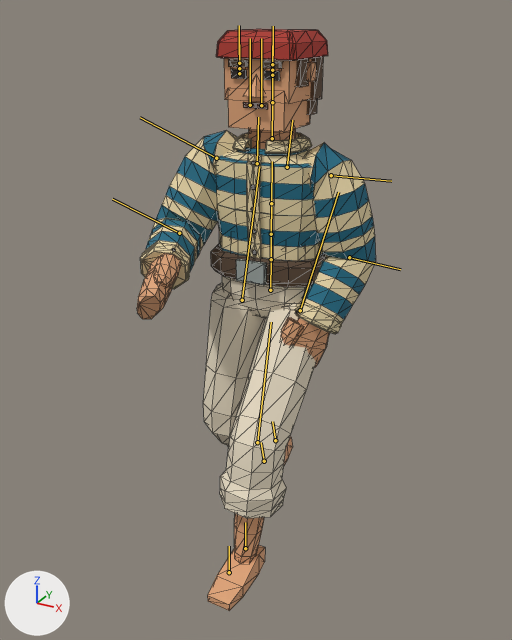
Two versions of the glTF model public/assets/animations/run-backwards.glb, one commit apart.
The view is the same before and after, from a camera (50 mm lens) standing at (0.851, -1.869, 1.649) and looking at (-0.112, -0.119, 0.774). Every picture has the same lights, and +X, +Y and +Z are marked at lower left. The older version comes first. Both versions are drawn at frame 8 of the action 'RunBackwards'; the numbers are the values there. The bones that change, and the others that lie on the model, are drawn over the model as lines. Mesh edges are drawn as thin lines.

In view in the first picture: 'Mesh_0', 'attach-belt-mesh', 'attach-bottom-mesh', 'attach-hair-mesh', 'attach-hat-mesh', 'attach-top-mesh'.
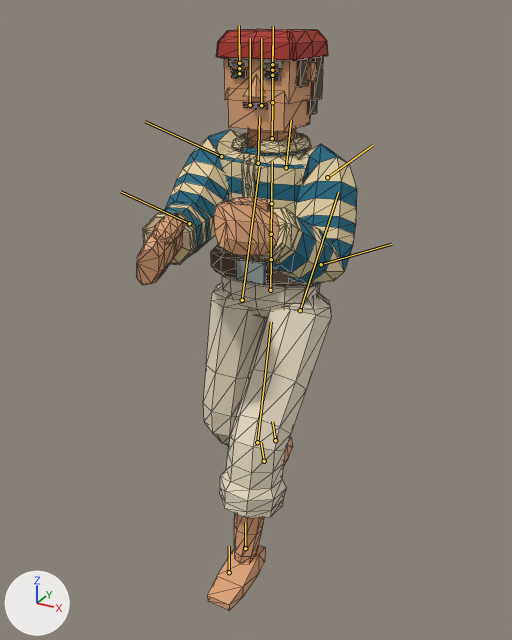
The change, as a list of edits to the scene's bpy script:
```text
Change bone_spine:
    where bone_spine = bpy.data.objects['body'].pose.bones['Spine']  # child of 'Hips'
    bone_spine.rotation_quaternion: (1.0, 0.021, 0.007, -0.011) -> (1.0, 0.021, -0.018, -0.012)  # degrees (2, 1, -1) -> degrees (2, -2, -1)
Change bone_spine1:
    where bone_spine1 = bpy.data.objects['body'].pose.bones['Spine1']  # child of 'Spine'
    bone_spine1.rotation_quaternion: (1.0, 0.0, 0.0, 0.0) -> (1.0, 0.0, -0.025, 0.0)  # degrees (0, 0, 0) -> degrees (0, -3, 0)
Change bone_spine2:
    where bone_spine2 = bpy.data.objects['body'].pose.bones['Spine2']  # child of 'Spine1'
    bone_spine2.rotation_quaternion: (1.0, 0.0, 0.0, 0.0) -> (1.0, 0.0, -0.025, 0.0)  # degrees (0, 0, 0) -> degrees (0, -3, 0)
Change bone_neck:
    where bone_neck = bpy.data.objects['body'].pose.bones['Neck']  # child of 'Spine2'
    bone_neck.rotation_quaternion: (1.0, 0.0, -0.007, 0.0) -> (1.0, 0.0, 0.031, 0.0)  # degrees (0, -1, 0) -> degrees (0, 4, 0)
Change bone_head:
    where bone_head = bpy.data.objects['body'].pose.bones['Head']  # child of 'Neck'
    bone_head.rotation_quaternion: (1.0, 0.0, 0.0, 0.0) -> (0.999, 0.0, 0.037, 0.0)  # degrees (0, 0, 0) -> degrees (0, 4, 0)
Change bone_leftarm:
    where bone_leftarm = bpy.data.objects['body'].pose.bones['LeftArm']  # child of 'LeftShoulder'
    bone_leftarm.rotation_quaternion: (0.766, 0.282, -0.14, -0.56) -> (0.799, 0.098, -0.381, -0.455)  # degrees (36, 6, -70) -> degrees (36, -31, -70)
Change bone_leftforearm:
    where bone_leftforearm = bpy.data.objects['body'].pose.bones['LeftForeArm']  # child of 'LeftArm'
    bone_leftforearm.rotation_quaternion: (0.904, 0.0, -0.427, 0.0) -> (0.645, -0.104, -0.724, 0.22)  # degrees (0, -50, 0) -> degrees (81, -117, -71)
Change bone_rightarm:
    where bone_rightarm = bpy.data.objects['body'].pose.bones['RightArm']  # child of 'RightShoulder'
    bone_rightarm.rotation_quaternion: (0.8, 0.035, 0.28, 0.53) -> (0.657, -0.11, 0.501, 0.553)  # degrees (23, 24, 72) -> degrees (41, 51, 100)
Change bone_rightforearm:
    where bone_rightforearm = bpy.data.objects['body'].pose.bones['RightForeArm']  # child of 'RightArm'
    bone_rightforearm.rotation_quaternion: (0.848, 0.0, 0.53, 0.0) -> (0.918, -0.025, 0.393, -0.04)  # degrees (0, 64, 0) -> degrees (-6, 46, -8)
```

What differs and where, as boxes (x1, y1, x2, y2) in the pictures (512 x 640 px):
'attach-top-mesh', posed (9% narrower, 24% shorter)
    before: (140, 130, 376, 334)
    after: (143, 129, 357, 284)
'Mesh_0', posed (7% narrower)
    before: (137, 58, 330, 611)
    after: (136, 58, 316, 611)
bone 'LeftArm', root to tip
    before: (331, 175) to (391, 181)
    after: (327, 177) to (373, 145)
bone 'LeftForeArm', root to tip
    before: (349, 257) to (400, 269)
    after: (321, 264) to (391, 244)
bone 'RightArm', root to tip
    before: (216, 158) to (140, 117)
    after: (221, 156) to (145, 121)
bone 'RightForeArm', root to tip
    before: (179, 233) to (112, 199)
    after: (189, 223) to (120, 191)
